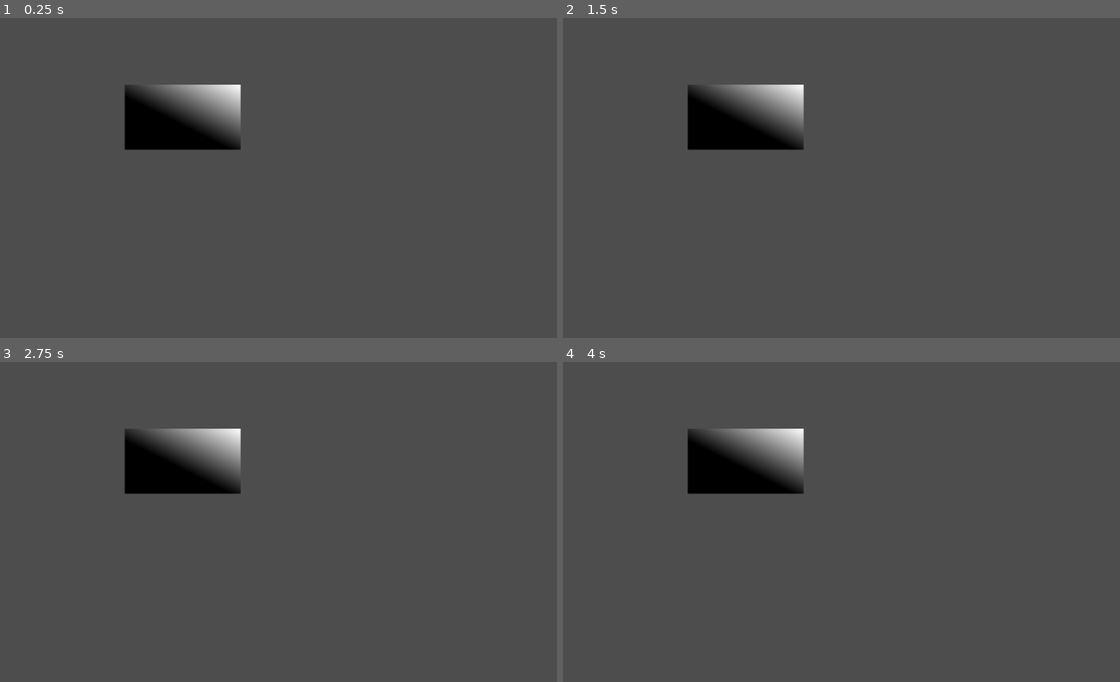
Above: before the commit, frames 1-4 (two rows, left to right).
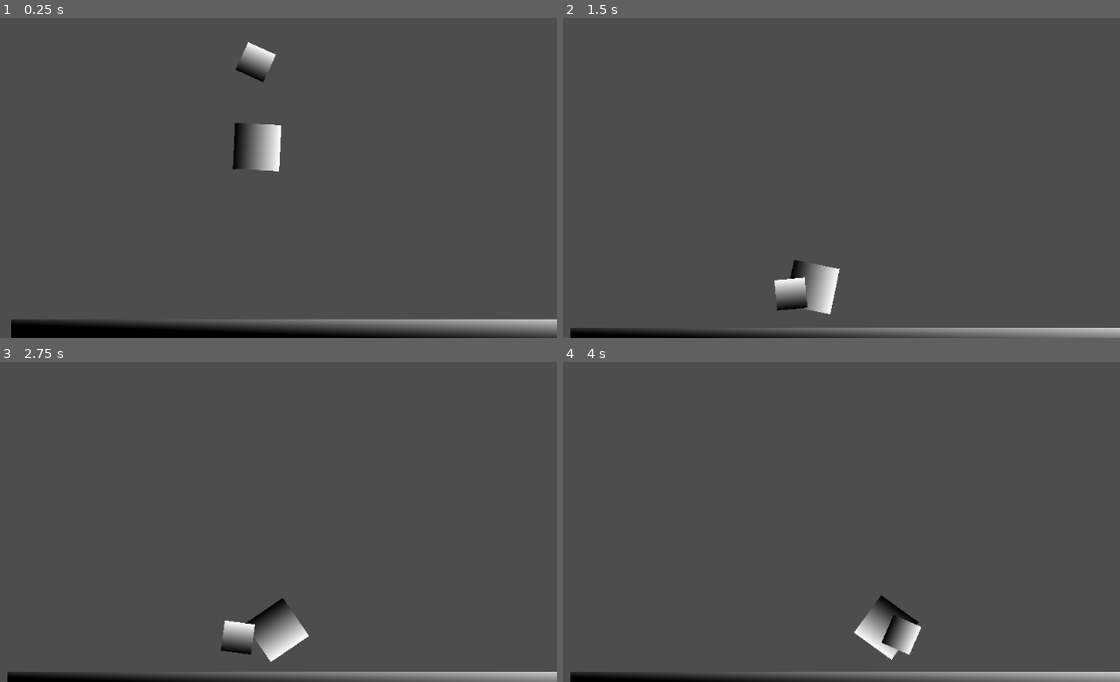
Above: after the commit, the same moments.

Repository: GameJamStation/Spelsylt
Game: Godot game, scene res://scenes/game.tscn
Two runs of this game, one before a commit and one after it. Both use one fixed random seed, a clock stepped at 60 frames per second and the inputs below.
Inputs:
- Up to frame 1 (0.25 s): no input
- Up to frame 2 (1.5 s): no input
- Up to frame 3 (2.75 s): no input
- Up to frame 4 (4 s): no input

The runs differ from the first frame. In frame 1, 9.1% of the frame differs, in the area x 1-100%, y 7-100%; in frame 2, 7.0%; in frame 3, 7.1%; in frame 4, 6.9%.

Commit message:
Add springs

Diff:
--- /dev/null
+++ b/scenes/Camera.gd
@@ -0,0 +1,35 @@
+extends Camera2D
+
+# Constants
+@export var RANDOM_SHAKE_STRENGTH: float = 30.0
+@export var SHAKE_DECAY_RATE: float = 5.0
+
+@onready var rand = RandomNumberGenerator.new()
+
+var noise_i: float = 0.0
+var shake_strength: float = 0.0
+
+
+# Called when the node enters the scene tree for the first time.
+func _ready():
+	rand.randomize()
+	apply_shake(10)
+	pass # Replace with function body.
+
+func apply_shake(strenght: float):
+	self.shake_strength = strenght*5
+
+
+# Called every frame. 'delta' is the elapsed time since the previous frame.
+func _process(delta: float):
+
+	shake_strength = lerp(shake_strength, 0.0, SHAKE_DECAY_RATE * delta)
+
+	self.offset = get_noise_offset()
+	pass
+
+func get_noise_offset():
+	return Vector2(
+		rand.randf_range(-shake_strength, shake_strength),
+		rand.randf_range(-shake_strength, shake_strength)
+	)
--- /dev/null
+++ b/scenes/Cock.gd
@@ -0,0 +1,26 @@
+extends Node2D
+@export var FORCE_SCALAR = 10
+
+
+@onready var Head: RigidBody2D = $Head
+@onready var Body: RigidBody2D = $Body
+var spring: DampedSpringJoint2D
+var h_radius : float
+
+
+# Called when the node enters the scene tree for the first time.
+func _ready():
+	h_radius = Head.global_position.distance_to(Body.global_position)
+	spring = Body.get_node("HeadSpring") as DampedSpringJoint2D
+	spring.length = h_radius
+	pass # Replace with function body.
+
+func _physics_process(delta):
+	var target_pos = (Body.global_position - Head.global_position).normalized() * h_radius + Head.global_position
+
+	Head.apply_force(Head.global_position - target_pos, Head.global_position)
+	pass
+# Called every frame. 'delta' is the elapsed time since the previous frame.
+func _process(delta):
+
+	pass
--- a/scenes/world.tscn
+++ b/scenes/world.tscn
@@ -1,4 +1,7 @@
-[gd_scene load_steps=3 format=3 uid="uid://c4wxjpeqwpvyx"]
+[gd_scene load_steps=10 format=3 uid="uid://c4wxjpeqwpvyx"]
+
+[ext_resource type="Script" path="res://scenes/Camera.gd" id="1_eo4m4"]
+[ext_resource type="Script" path="res://scenes/Cock.gd" id="2_emrva"]
 
 [sub_resource type="Gradient" id="Gradient_yupuy"]
 
@@ -8,11 +11,67 @@
 height = 90
 fill_from = Vector2(0.461538, 0.598291)
 
+[sub_resource type="RectangleShape2D" id="RectangleShape2D_phj4y"]
+size = Vector2(1004, 49)
+
+[sub_resource type="CircleShape2D" id="CircleShape2D_d444i"]
+radius = 51.7421
+
+[sub_resource type="Gradient" id="Gradient_ltyr7"]
+
+[sub_resource type="GradientTexture2D" id="GradientTexture2D_g1gqo"]
+gradient = SubResource("Gradient_ltyr7")
+
+[sub_resource type="CircleShape2D" id="CircleShape2D_xp8kh"]
+radius = 40.5123
+
 [node name="world" type="Node2D"]
 
 [node name="Camera2D" type="Camera2D" parent="."]
 position = Vector2(250, 144)
+script = ExtResource("1_eo4m4")
 
-[node name="Sprite2D" type="Sprite2D" parent="."]
-position = Vector2(245, 138)
+[node name="StaticBody2D" type="StaticBody2D" parent="."]
+position = Vector2(83, 426)
+
+[node name="Sprite2D" type="Sprite2D" parent="StaticBody2D"]
+position = Vector2(424.5, 24.5)
+scale = Vector2(6.30625, 0.455556)
 texture = SubResource("GradientTexture2D_tlrum")
+
+[node name="CollisionShape2D" type="CollisionShape2D" parent="StaticBody2D"]
+position = Vector2(424, 20.5)
+shape = SubResource("RectangleShape2D_phj4y")
+
+[node name="Cock" type="Node2D" parent="."]
+position = Vector2(344, 160)
+script = ExtResource("2_emrva")
+
+[node name="Body" type="RigidBody2D" parent="Cock"]
+mass = 4.0
+
+[node name="HeadSpring" type="DampedSpringJoint2D" parent="Cock/Body"]
+position = Vector2(0, -86)
+node_a = NodePath("..")
+node_b = NodePath("../../Head")
+bias = 0.9
+
+[node name="CollisionShape2D" type="CollisionShape2D" parent="Cock/Body"]
+position = Vector2(-1.5, -1)
+shape = SubResource("CircleShape2D_d444i")
+
+[node name="Sprite2D" type="Sprite2D" parent="Cock/Body"]
+position = Vector2(-2, 2)
+texture = SubResource("GradientTexture2D_g1gqo")
+
+[node name="Head" type="RigidBody2D" parent="Cock"]
+position = Vector2(3, -108)
+
+[node name="CollisionShape2D" type="CollisionShape2D" parent="Cock/Head"]
+position = Vector2(0, 1)
+shape = SubResource("CircleShape2D_xp8kh")
+
+[node name="Sprite2D" type="Sprite2D" parent="Cock/Head"]
+position = Vector2(-1, -2)
+scale = Vector2(0.65625, 0.65625)
+texture = SubResource("GradientTexture2D_g1gqo")
